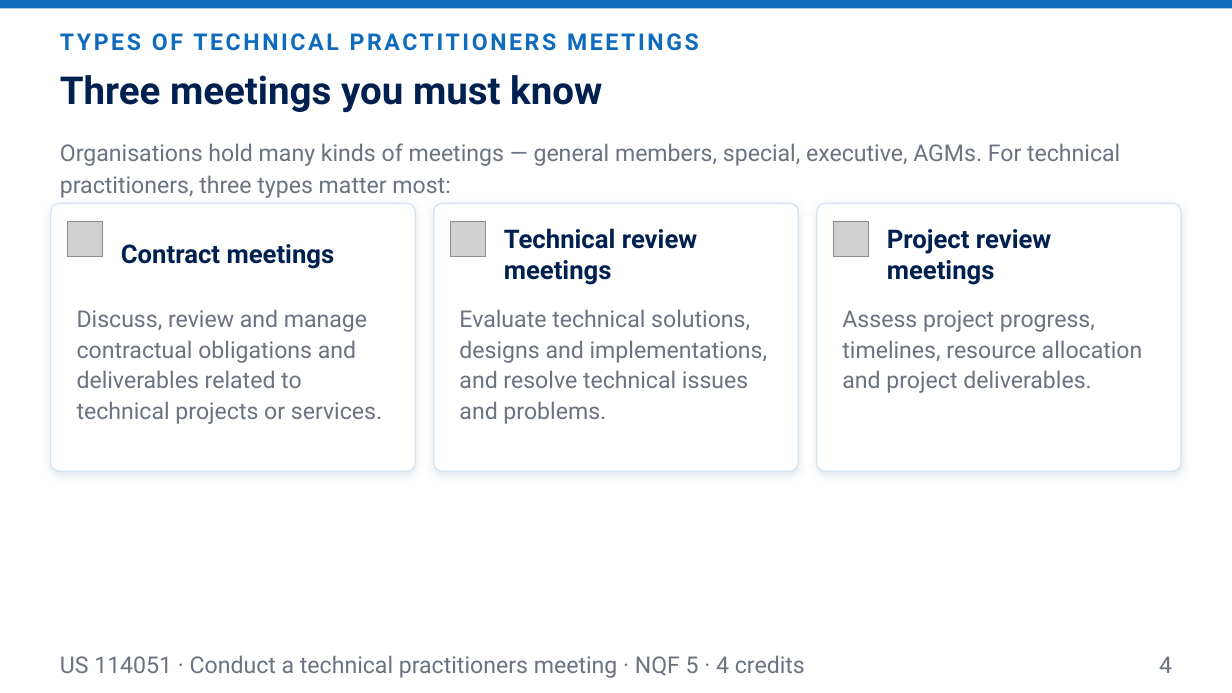
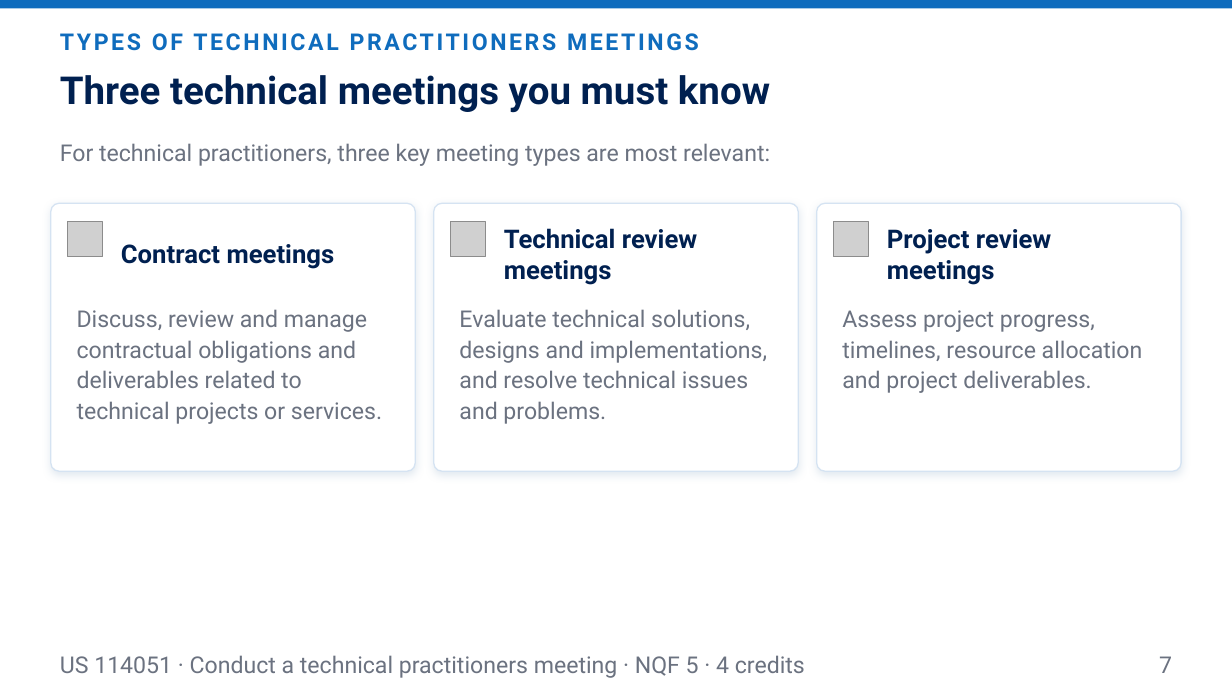
Before and after one commit to andrekyle/ITsystemsupport, a slide deck: slide 7 of public/downloads/US-114051-L1-Knowledge-of-Meetings.pptx (slide 4 before the commit). Drawn at 1232x693 pixels with LibreOffice and Linux fonts; fonts in the diff are those of the drawing; grey boxes stand for pictures. Boxes give left, top, right and bottom in pixels: in the first picture for what was removed or moved away, otherwise in the second. Text is boxed around its words. In the diff, an @@ line names an element or a change of style, - is before the commit and + after.

```diff
--- a/public/downloads/US-114051-L1-Knowledge-of-Meetings.pptx
+++ b/public/downloads/US-114051-L1-Knowledge-of-Meetings.pptx
@@ text at [60,75,770,113]: text changed @@
-Three meetings you must know
+Three technical meetings you must know
@@ text at [60,143,770,166]: text changed @@
-Organisations hold many kinds of meetings — general members, special, executive, AGMs. For technical practitioners, three types matter most:
+For technical practitioners, three key meeting types are most relevant:
@@ text at [1159,656,1172,673]: text changed @@
-4
+7
```
Also in this commit, not shown: 9 other slides changed, 6 slides added, 10 other files.
